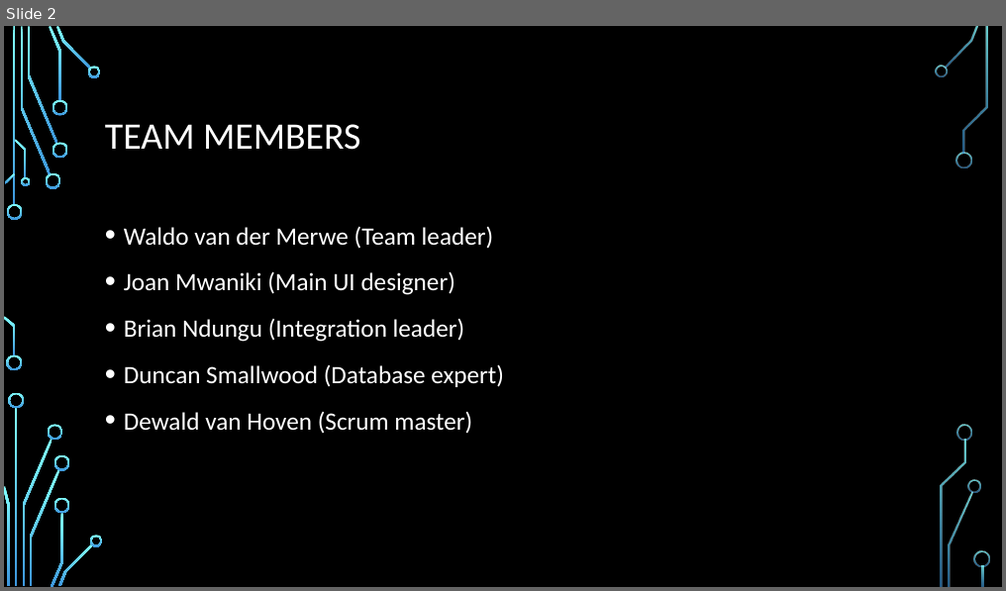
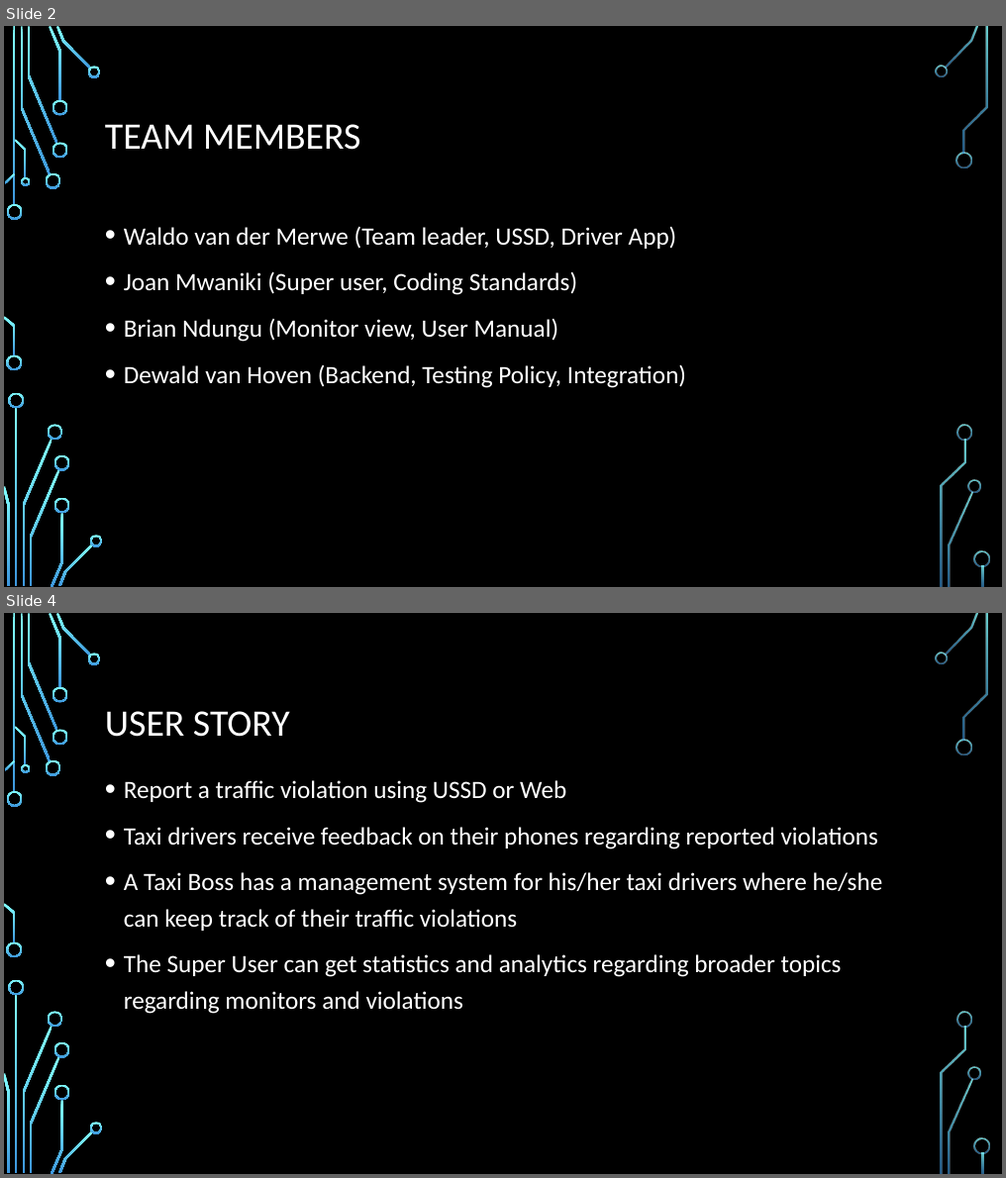
Before and after one commit to cos301-2019-se/Taxi-Boss, a slide deck: Supreme internect demo 1.pptx. Shown one above the other, each under a label of ours: slide 2 before the commit, slides 2 and 4 after it; the slides between them are not shown. The pictures are 1006x591 and 1006x1178 pixels, drawn with LibreOffice and Linux fonts; fonts in the diff are those of the drawing; background and template pictures are left out. Boxes give left, top, right and bottom in pixels: in the first picture for what was removed or moved away, otherwise in the second. Text is boxed around its words. In the diff, an @@ line names an element or a change of style, - is before the commit and + after.

```diff
--- a/Supreme internect demo 1.pptx
+++ b/Supreme internect demo 1.pptx
@@ slide 4 added at (4, 613, 1002, 1174), background picture (left out); not listed: 36 template elements that a slide beside it also shows @@
@@ title added at (105, 711, 290, 737), 36 pt, text #FFFFFF @@
+USER STORY
@@ text added at (124, 780, 883, 1014), 24 pt, text #FFFFFF @@
+• Report a traffic violation using USSD or Web
+• Taxi drivers receive feedback on their phones regarding reported violations
+• A Taxi Boss has a management system for his/her taxi drivers where he/she can keep track of their traffic violations
+• The Super User can get statistics and analytics regarding broader topics regarding monitors and violations
@@ slide 2 changed as well @@
@@ text at (124, 226, 686, 388): text changed @@
-• Waldo van der Merwe (Team leader)
-• Joan Mwaniki (Main UI designer)
-• Brian Ndungu (Integration leader)
-• Duncan Smallwood (Database expert)
-• Dewald van Hoven (Scrum master)
+• Waldo van der Merwe (Team leader, USSD, Driver App)
+• Joan Mwaniki (Super user, Coding Standards)
+• Brian Ndungu (Monitor view, User Manual)
+• Dewald van Hoven (Backend, Testing Policy, Integration)
```
Also in this commit, not shown: 2 other slides changed, 7 other slides added, 7 slides removed, 2 other files.
